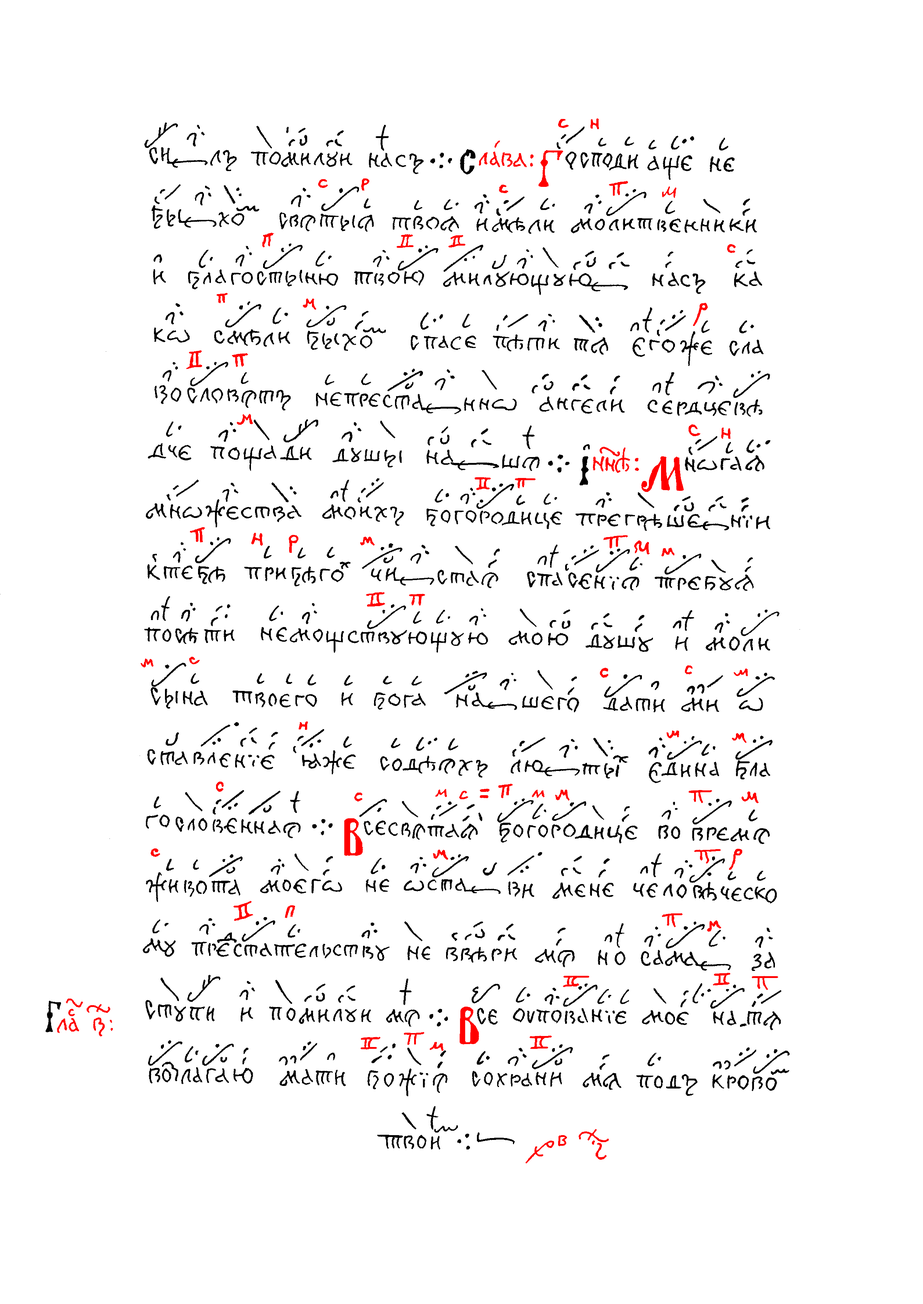
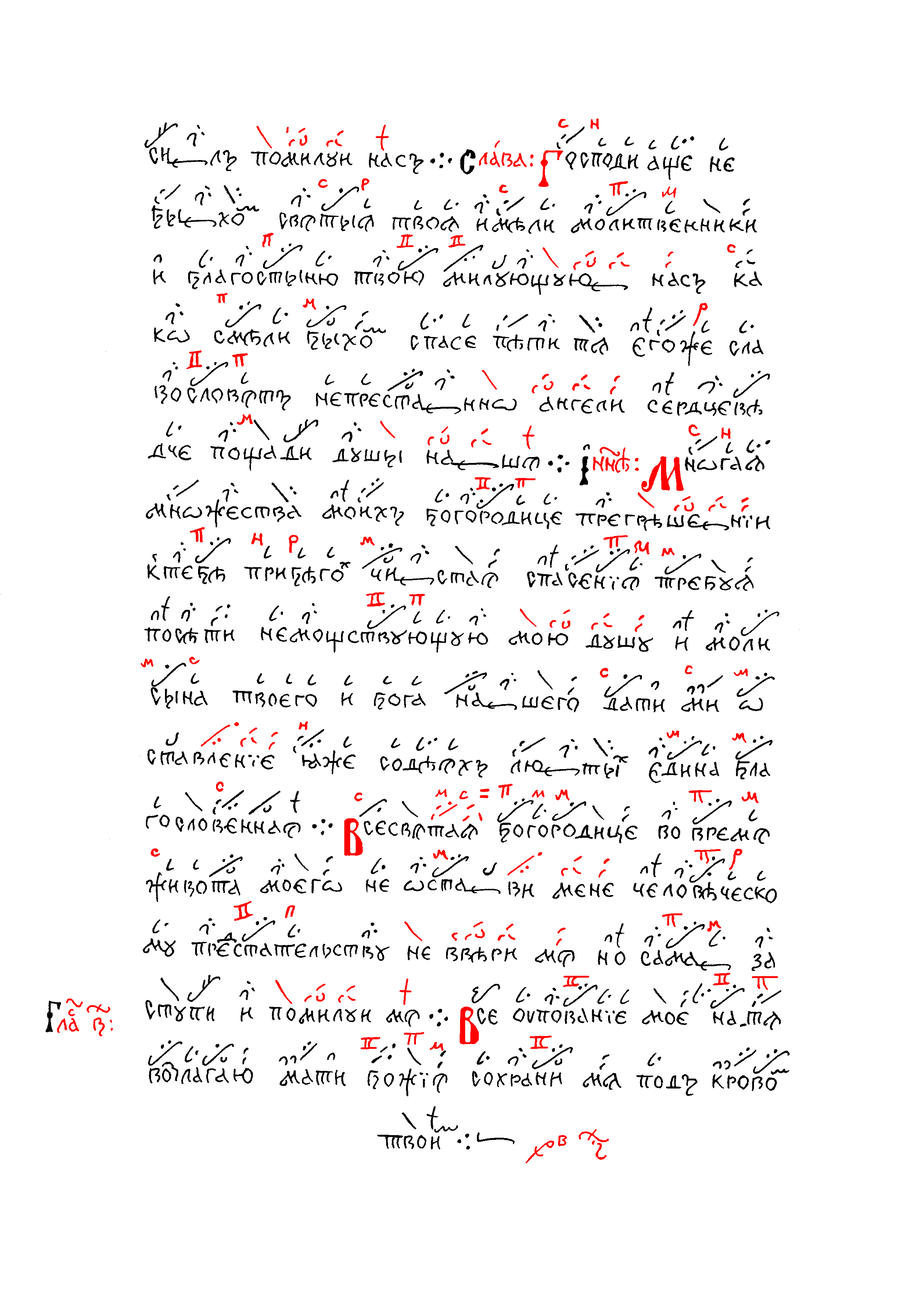
Before/after of a 923px x 1304px layered artwork. What changed in the layer stack:
painted on "Червила" over (200, 124, 749, 1006)
painted on "Чернила" over (200, 124, 749, 1006)
